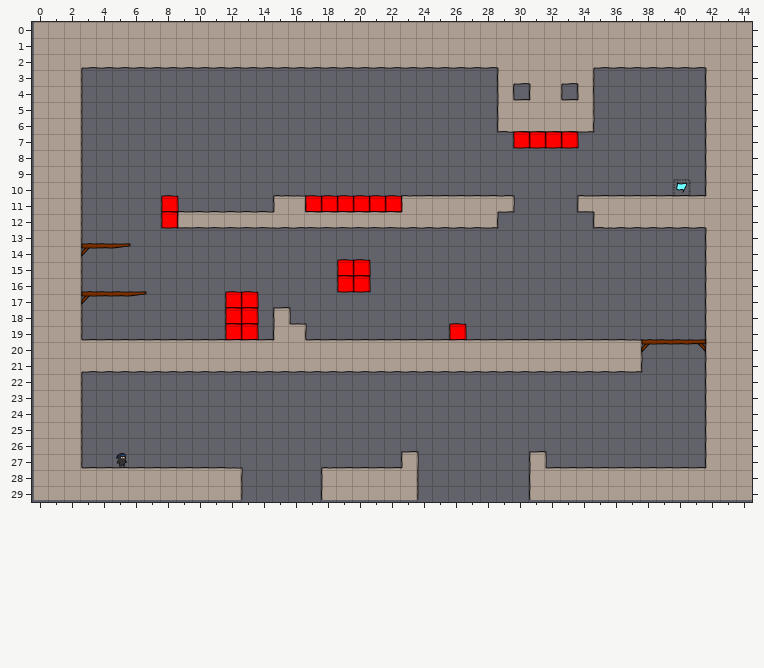
Tiled map -- levelconverter/maps/n3.tmx. The first picture shows the starting point.
Cells are 40x40 px. Shown: x 0..44, y 0..29.
New version:
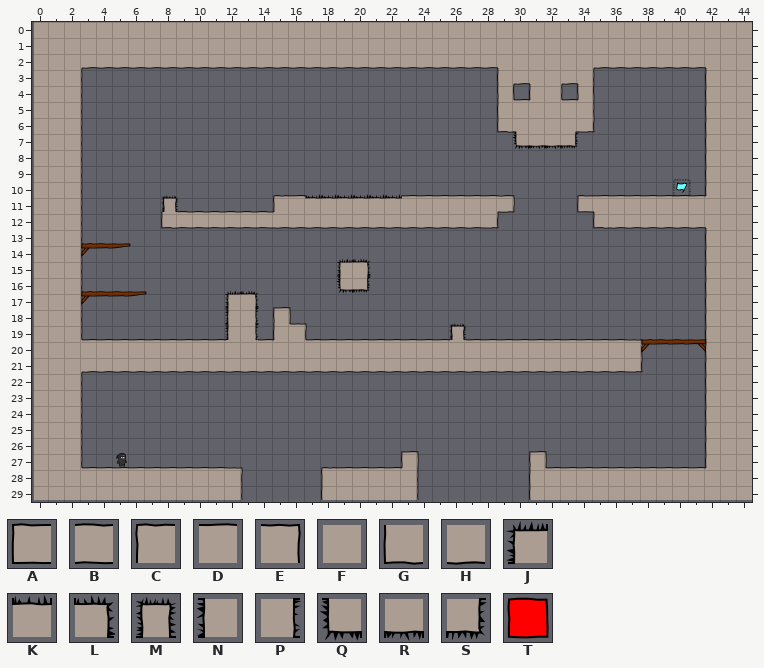
Key: from "tiles6_gapped": A 0, B 1, C 6, D 7, E 8, F 13, G 18, H 19, J 30, K 31, L 32, M 33, N 36, P 38, Q 42, R 43, S 44, T 51.
_ is an empty cell, . an unchanged one.
The exact change:
--- layer "bg"
@@ x 30..33 @@
- 6 HHHH
- 7 TTTT
+ 6 FFFF
+ 7 QRRS
@@ x 8..23 @@
-11 T.......ETTTTTTC
-12 TA.......BBBBBB.
+11 M.......DKKKKKKD
+12 GB.......HHHHHH.
@@ x 12..26 @@
-15 .......TT......
-16 .......TT......
-17 TT.............
-18 TT.............
-19 TT............T
-20 DD............D
+15 .......JL......
+16 .......QS......
+17 JL.............
+18 NP.............
+19 NP............M
+20 FF............F
